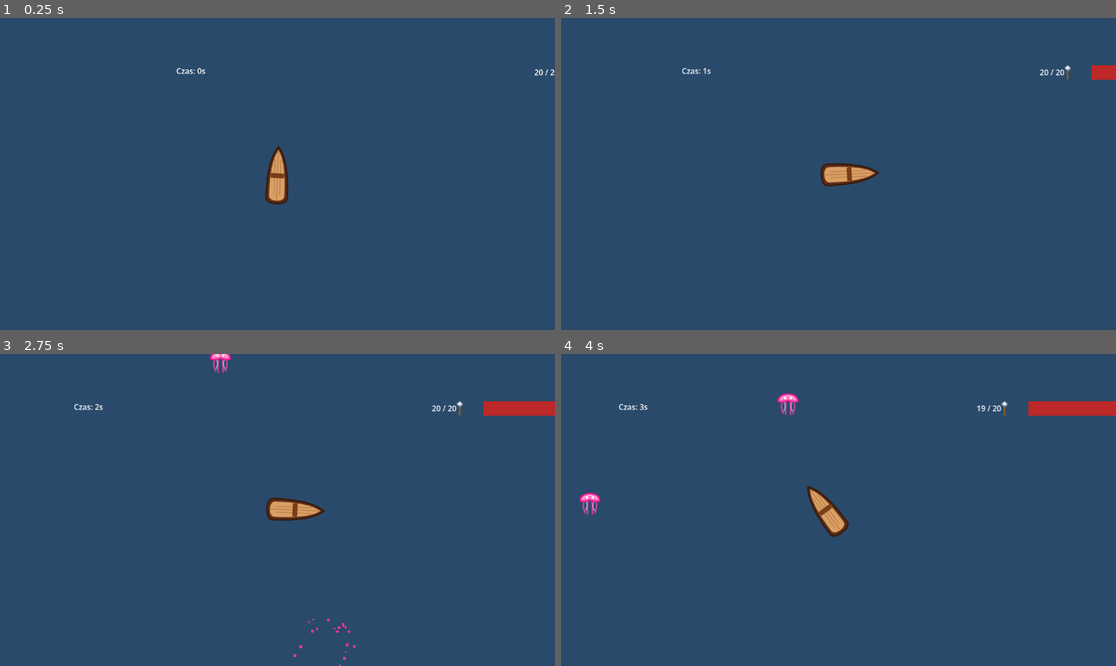
Above: before the commit, frames 1-4 (two rows, left to right).
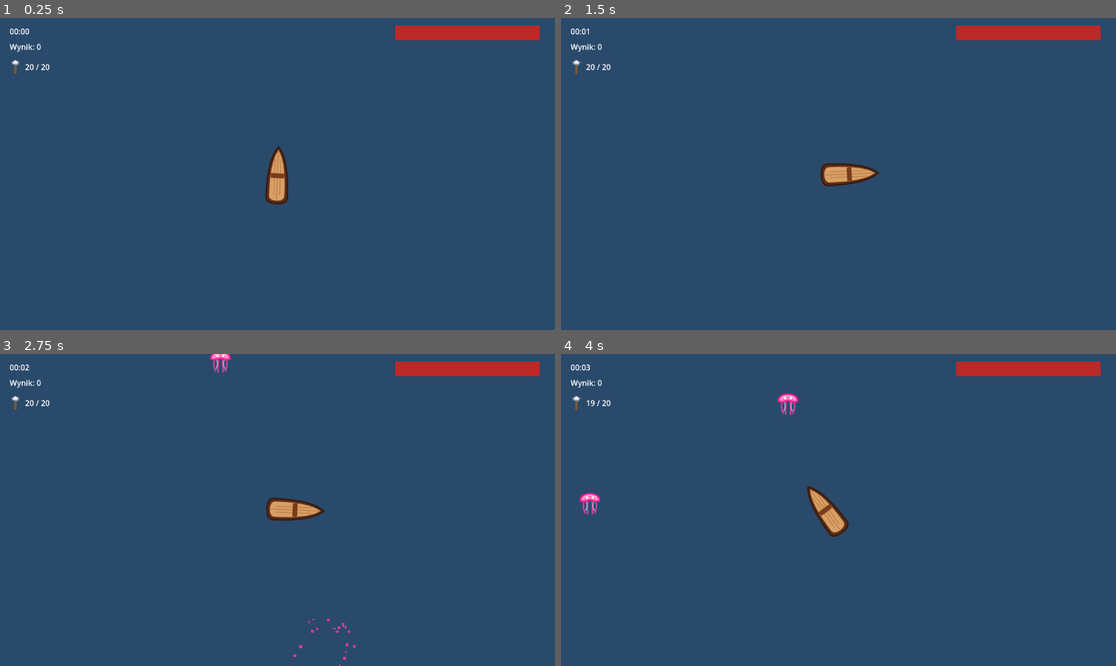
Above: after the commit, the same moments.

Repository: stap1/SCIM
Game: Godot game, scene res://scenes/Main.tscn
Same seed, same stepped clock (60 frames per second), same inputs: the game is played once before the commit and once after it.
Inputs (mouse positions are in pixels of both pictures, inside the frame that each line leads up to):
- Up to frame 1 (0.25 s): no input
- Up to frame 2 (1.5 s): tap Enter at 0.5 s; move the mouse to (960, 158) at 0.52 s; hold Right 0.53-1.25 s; hold Shift 0.53-1.25 s; click (960, 158) at 0.67 s; drag from (727, 189) to (855, 174) at 1.27 s
- Up to frame 3 (2.75 s): move the mouse to (333, 441) at 2.02 s; hold Right from 2.03 s (still down); tap Ctrl at 2.1 s
- Up to frame 4 (4 s): release Right at 2.75 s; drag from (810, 572) to (672, 463) at 2.77 s; move the mouse to (1005, 556) at 3.52 s; hold Left from 3.53 s (still down); tap Alt at 3.6 s

The runs differ from the first frame. In frame 1, 1.5% of the frame differs, in the area x 1-100%, y 2-19%; in frame 2, 1.7%; in frame 3, 2.1%; in frame 4, 2.3%, in the area x 1-100%, y 2-20%.

Commit message:
Krok 7: HUD read-only + czas przez GameState.add_time
- hud.tscn: CanvasLayer "HUD" z HealthBar (0-100), TimeLabel, ScoreLabel
  (+ przeniesiony licznik amunicji, dotad w world-space - teraz screen-fixed)
- hud.gd: READ-ONLY, podlacza health_changed/time_changed/score_changed,
  inicjalizuje z aktualnego stanu, czysta format_time() ("75.0"->"01:15").
  Nie modyfikuje GameState, nie liczy czasu
- main.gd: czas liczony przez GameState.add_time(delta) - JEDYNE miejsce
  (zamiast bezposredniego GameState.time +=); usuniety TimeLabel (jest w HUD)
- Main.tscn: instancja HUD; usuniete rozproszone UI (TimeLabel/HealthBar/
  Ammo) i nieuzywane zasoby (StyleBoxy, tekstura harpuna)
- boat.gd: oddaje HealthBar do HUD; zostaje tylko wykrywanie smierci przy HP<=0
- test/test_hud.gd: format_time, HealthBar i ScoreLabel reaguja na sygnaly
- regresja #4 zaktualizowana: main liczy czas przez add_time (nie time +=)

34/34 testow GUT zielonych (4 testy regresji aktywne). Smoke-run bez bledow.

Co-Authored-By: Claude Opus 4.8 <noreply@anthropic.com>

Diff:
--- a/scenes/Main.tscn
+++ b/scenes/Main.tscn
@@ -1,15 +1,9 @@
-[gd_scene format=3 uid="uid://dkvg8apcfepju"]
+[gd_scene load_steps=5 format=3 uid="uid://dkvg8apcfepju"]
 
 [ext_resource type="Script" uid="uid://dojtumr0hthqr" path="res://scripts/systems/main.gd" id="1_elqb8"]
-[ext_resource type="Texture2D" uid="uid://dwav8pccjvlxl" path="res://assets/harpun.svg.svg" id="3_jyhfs"]
 [ext_resource type="PackedScene" uid="uid://df7rbwsa6d6ec" path="res://scenes/player/boat.tscn" id="3_sugp2"]
 [ext_resource type="Script" path="res://scripts/systems/enemy_spawner.gd" id="4_spawner"]
-
-[sub_resource type="StyleBoxFlat" id="StyleBoxFlat_0wfyh"]
-bg_color = Color(0.06, 0.06, 0.06, 1)
-
-[sub_resource type="StyleBoxFlat" id="StyleBoxFlat_sugp2"]
-bg_color = Color(0.74, 0.1554, 0.1554, 1)
+[ext_resource type="PackedScene" uid="uid://bgujj5qrm2th" path="res://scenes/ui/hud.tscn" id="5_hud"]
 
 [node name="Main" type="Node2D" unique_id=1150465566]
 position = Vector2(210, 228)
@@ -29,21 +23,7 @@
 [node name="EnemySpawner" type="Node" parent="."]
 script = ExtResource("4_spawner")
 
-[node name="TimeLabel" type="Label" parent="." unique_id=76601758]
-offset_left = -210.0
-offset_top = -226.0
-offset_right = -170.0
-offset_bottom = -203.0
-text = "Czas: 0s"
-
-[node name="HealthBar" type="ProgressBar" parent="." unique_id=569739484]
-offset_left = 640.0
-offset_top = -226.0
-offset_right = 940.0
-offset_bottom = -196.0
-theme_override_styles/background = SubResource("StyleBoxFlat_0wfyh")
-theme_override_styles/fill = SubResource("StyleBoxFlat_sugp2")
-show_percentage = false
+[node name="HUD" parent="." instance=ExtResource("5_hud")]
 
 [node name="GameOverScreen" type="CanvasLayer" parent="." unique_id=883235372]
 
@@ -73,18 +53,3 @@
 offset_bottom = 425.0
 theme_override_font_sizes/font_size = 28
 text = "SPRÓBUJ PONOWNIE"
-
-[node name="AmmoIcon" type="TextureRect" parent="." unique_id=28247662]
-offset_left = 582.0
-offset_top = -227.0
-offset_right = 600.0
-offset_bottom = -194.0
-texture = ExtResource("3_jyhfs")
-expand_mode = 1
-
-[node name="AmmoLabel" type="Label" parent="." unique_id=2142640378 groups=["ammo_ui"]]
-offset_left = 533.0
-offset_top = -223.0
-offset_right = 576.0
-offset_bottom = -200.0
-text = "20/20"
--- a/scenes/ui/hud.tscn
+++ b/scenes/ui/hud.tscn
@@ -1,11 +1,53 @@
-[gd_scene format=3 uid="uid://bgujj5qrm2th"]
+[gd_scene load_steps=5 format=3 uid="uid://bgujj5qrm2th"]
 
 [ext_resource type="Script" uid="uid://dqu5vvnkxrtml" path="res://scripts/ui/hud.gd" id="1_0mwgc"]
+[ext_resource type="Texture2D" uid="uid://dwav8pccjvlxl" path="res://assets/harpun.svg.svg" id="2_ammo"]
 
-[node name="Node2D" type="CanvasLayer" unique_id=1219351022]
+[sub_resource type="StyleBoxFlat" id="SB_bg"]
+bg_color = Color(0.06, 0.06, 0.06, 1)
+
+[sub_resource type="StyleBoxFlat" id="SB_fill"]
+bg_color = Color(0.74, 0.1554, 0.1554, 1)
+
+[node name="HUD" type="CanvasLayer" unique_id=1219351022]
 script = ExtResource("1_0mwgc")
 
-[node name="Label" type="Label" parent="." unique_id=56648496]
-offset_right = 40.0
-offset_bottom = 23.0
+[node name="TimeLabel" type="Label" parent="."]
+offset_left = 20.0
+offset_top = 16.0
+offset_right = 220.0
+offset_bottom = 44.0
 text = "00:00"
+
+[node name="ScoreLabel" type="Label" parent="."]
+offset_left = 20.0
+offset_top = 48.0
+offset_right = 320.0
+offset_bottom = 76.0
+text = "Wynik: 0"
+
+[node name="HealthBar" type="ProgressBar" parent="."]
+offset_left = 820.0
+offset_top = 16.0
+offset_right = 1120.0
+offset_bottom = 46.0
+max_value = 100.0
+value = 100.0
+show_percentage = false
+theme_override_styles/background = SubResource("SB_bg")
+theme_override_styles/fill = SubResource("SB_fill")
+
+[node name="AmmoIcon" type="TextureRect" parent="."]
+offset_left = 20.0
+offset_top = 86.0
+offset_right = 44.0
+offset_bottom = 118.0
+texture = ExtResource("2_ammo")
+expand_mode = 1
+
+[node name="AmmoLabel" type="Label" parent="." groups=["ammo_ui"]]
+offset_left = 52.0
+offset_top = 90.0
+offset_right = 320.0
+offset_bottom = 118.0
+text = "20 / 20"
--- a/scripts/player/boat.gd
+++ b/scripts/player/boat.gd
@@ -24,18 +24,13 @@
 @onready var shoot_sound: AudioStreamPlayer2D = $ShootSound
 @onready var hurtbox: Area2D = $Hurtbox
 
-# Szukamy paska zdrowia w scenie głównej
-@onready var health_bar: ProgressBar = get_parent().get_node_or_null("HealthBar")
-
 func _ready() -> void:
 	add_to_group("player")
 
 	# HP gracza zyje w GameState (jedyne zrodlo prawdy). Reset na starcie sceny (takze po restarcie).
+	# Pasek zycia pokazuje HUD (read-only przez sygnal health_changed) - lodz go nie dotyka.
 	GameState.health = GameState.max_health
 	GameState.health_changed.connect(_on_health_changed)
-	if health_bar:
-		health_bar.max_value = GameState.max_health
-		health_bar.value = GameState.health
 
 	# Hurtbox wykrywa wrogow: sygnal daje natychmiastowy pierwszy cios,
 	# a polling w _physics_process zapewnia obrazenia ciagle (oba bramkowane cooldownem).
@@ -122,8 +117,6 @@
 	tw.tween_property(self, "modulate", Color(1, 1, 1), 0.15)
 
 func _on_health_changed(new_health: float) -> void:
-	if health_bar:
-		health_bar.value = new_health
 	if new_health <= 0.0:
 		die()
 
--- a/scripts/systems/main.gd
+++ b/scripts/systems/main.gd
@@ -1,6 +1,4 @@
 extends Node2D
-
-@onready var time_label: Label = $TimeLabel
 
 # Celujemy bezposrednio w ColorRect, ktory trzyma cale UI smierci
 @onready var game_over_bg = $GameOverScreen/ColorRect
@@ -22,11 +20,9 @@
 		game_over_bg.modulate.a = 0.0
 
 func _process(delta: float) -> void:
-	# JEDYNE miejsce liczenia czasu w calym projekcie (HUD jest read-only).
+	# JEDYNE miejsce liczenia czasu w calym projekcie (HUD jest read-only, czyta przez sygnaly).
 	if not GameState.is_game_over:
-		GameState.time += delta
-		if time_label:
-			time_label.text = "Czas: " + str(int(GameState.time)) + "s"
+		GameState.add_time(delta)
 	else:
 		# Odpalamy efekt wejscia raz, gdy gracz umrze i tlo wciaz jest schowane
 		if game_over_bg and not game_over_bg.visible:
--- a/scripts/ui/hud.gd
+++ b/scripts/ui/hud.gd
@@ -1,15 +1,39 @@
 extends CanvasLayer
 
-# Łączymy skrypt z naszym tekstem
-@onready var time_label = $Label
+# HUD jest READ-ONLY: czyta GameState wylacznie przez sygnaly.
+# NIGDY nie modyfikuje GameState ani nie liczy czasu (czas liczy tylko main.gd przez add_time).
 
-func _process(_delta):
-	# HUD jest read-only: czas liczy WYLACZNIE main.gd. Tu tylko odczytujemy wartosc czasu.
-	# (Zakaz inkrementacji czasu w HUD - powodowaloby to podwojne liczenie czasu.)
+@onready var health_bar: ProgressBar = $HealthBar
+@onready var time_label: Label = $TimeLabel
+@onready var score_label: Label = $ScoreLabel
 
-	# Przeliczamy sekundy na format Minuty:Sekundy
-	var minutes = int(GameState.time) / 60
-	var seconds = int(GameState.time) % 60
+func _ready() -> void:
+	GameState.health_changed.connect(_on_health_changed)
+	GameState.time_changed.connect(_on_time_changed)
+	GameState.score_changed.connect(_on_score_changed)
 
-	# Aktualizujemy tekst na ekranie
-	time_label.text = "%02d:%02d" % [minutes, seconds]
+	# Inicjalizacja z aktualnego stanu (niezalezna od kolejnosci _ready scen).
+	if health_bar:
+		health_bar.max_value = GameState.max_health
+	_on_health_changed(GameState.health)
+	_on_time_changed(GameState.time)
+	_on_score_changed(GameState.score)
+
+func _on_health_changed(new_health: float) -> void:
+	if health_bar:
+		health_bar.value = new_health
+
+func _on_time_changed(new_time: float) -> void:
+	if time_label:
+		time_label.text = format_time(new_time)
+
+func _on_score_changed(new_score: int) -> void:
+	if score_label:
+		score_label.text = "Wynik: " + str(new_score)
+
+# Czysta funkcja: sekundy -> "mm:ss". format_time(75.0) == "01:15".
+static func format_time(seconds: float) -> String:
+	var total := int(seconds)
+	var minutes := total / 60
+	var secs := total % 60
+	return "%02d:%02d" % [minutes, secs]
--- /dev/null
+++ b/test/test_hud.gd
@@ -0,0 +1,29 @@
+extends GutTest
+
+# KROK 7 (Prompt 7): HUD read-only czytajacy GameState przez sygnaly.
+
+const HUDScene := preload("res://scenes/ui/hud.tscn")
+const HudScript := preload("res://scripts/ui/hud.gd")
+
+func before_each() -> void:
+	GameState.health = GameState.max_health
+
+func test_format_time() -> void:
+	assert_eq(HudScript.format_time(75.0), "01:15", "format_time(75.0) == 01:15")
+	assert_eq(HudScript.format_time(5.0), "00:05", "format_time(5.0) == 00:05")
+
+func test_health_bar_updates_on_signal() -> void:
+	var hud = HUDScene.instantiate()
+	add_child_autofree(hud)
+	await wait_physics_frames(1)
+	GameState.health_changed.emit(50.0)
+	var bar: ProgressBar = hud.get_node("HealthBar")
+	assert_eq(bar.value, 50.0, "HealthBar.value == 50 po emisji health_changed(50)")
+
+func test_score_label_updates_on_signal() -> void:
+	var hud = HUDScene.instantiate()
+	add_child_autofree(hud)
+	await wait_physics_frames(1)
+	GameState.score_changed.emit(42)
+	var label: Label = hud.get_node("ScoreLabel")
+	assert_true(label.text.find("42") != -1, "ScoreLabel pokazuje wynik po score_changed")
--- a/test/test_hud_no_time_increment.gd
+++ b/test/test_hud_no_time_increment.gd
@@ -21,6 +21,9 @@
 		"HUD nie moze wywolywac add_time - czas liczy tylko main.gd")
 
 func test_time_counted_in_main() -> void:
+	# Od KROK 7 main.gd liczy czas przez GameState.add_time(delta) - jedyne miejsce liczenia.
 	var src := _read_source("res://scripts/systems/main.gd")
-	assert_true(src.find("GameState.time +=") != -1,
-		"Czas musi byc liczony w main.gd (jedyne miejsce inkrementacji czasu)")
+	assert_true(src.find("GameState.add_time") != -1,
+		"Czas musi byc liczony w main.gd przez GameState.add_time (jedyne miejsce)")
+	assert_true(src.find("GameState.time +=") == -1,
+		"main.gd nie moze inkrementowac czasu wprost - tylko przez add_time")
Not shown, added: test/test_hud.gd.uid
